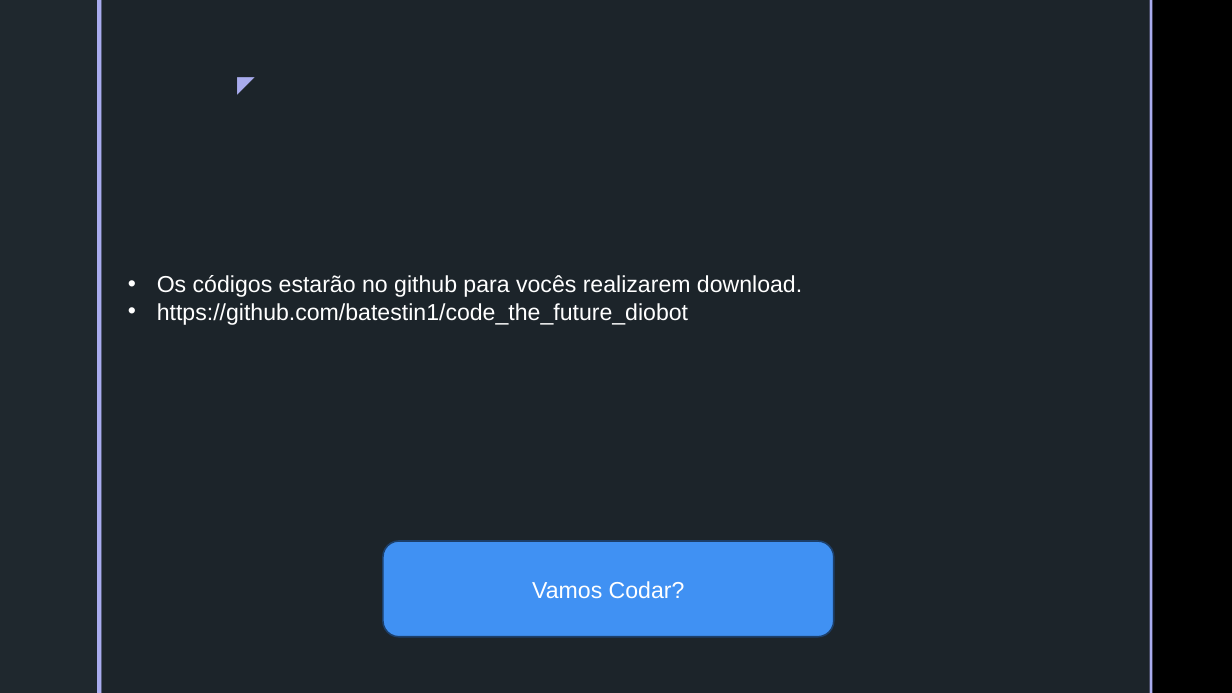
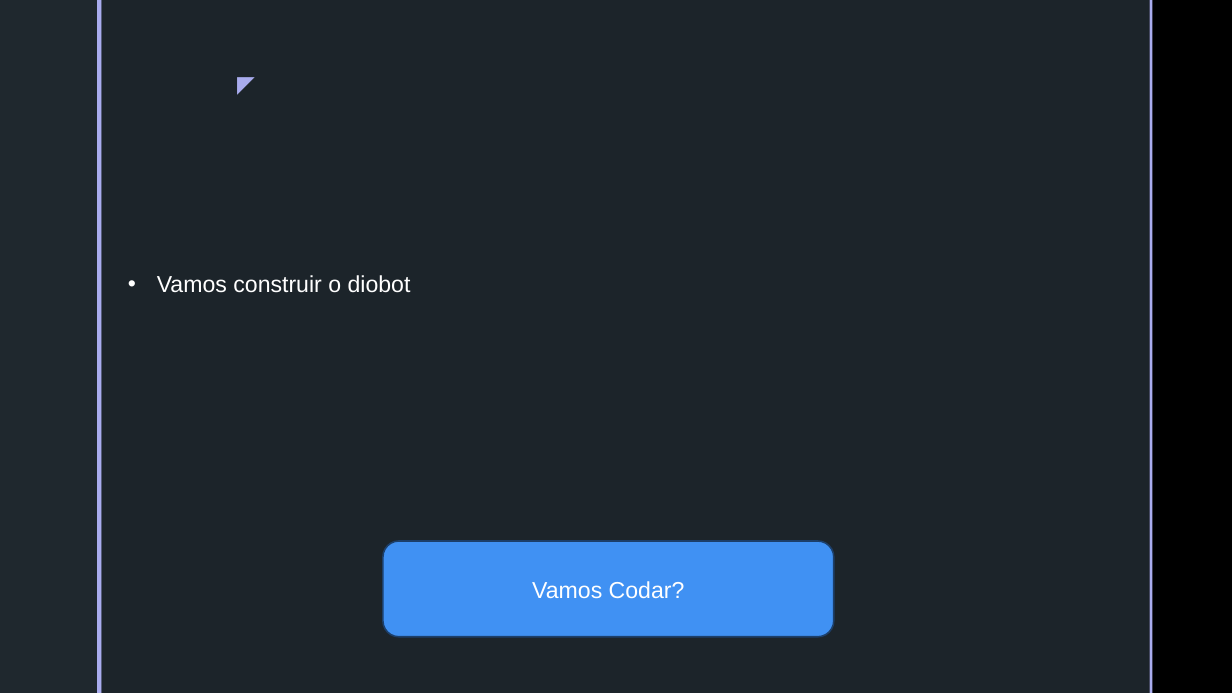
Before and after one commit to batestin1/code_the_future_diobot, a slide deck: slide 20 of materiais/LLM-DIO.pptx (slide 26 before the commit). Drawn at 1232x693 pixels with LibreOffice and Linux fonts; fonts in the diff are those of the drawing; background and template pictures are left out. Boxes give left, top, right and bottom in pixels: in the first picture for what was removed or moved away, otherwise in the second. Text is boxed around its words. In the diff, an @@ line names an element or a change of style, - is before the commit and + after.

```diff
--- a/materiais/LLM-DIO.pptx
+++ b/materiais/LLM-DIO.pptx
@@ text at bbox=[157, 275, 411, 293]: text changed @@
-• Os códigos estarão no github para vocês realizarem download.
-• https://github.com/batestin1/code_the_future_diobot
+• Vamos construir o diobot
```
Also in this commit, not shown: 4 other slides changed, 11 slides added, 17 slides removed, 1 other file.
